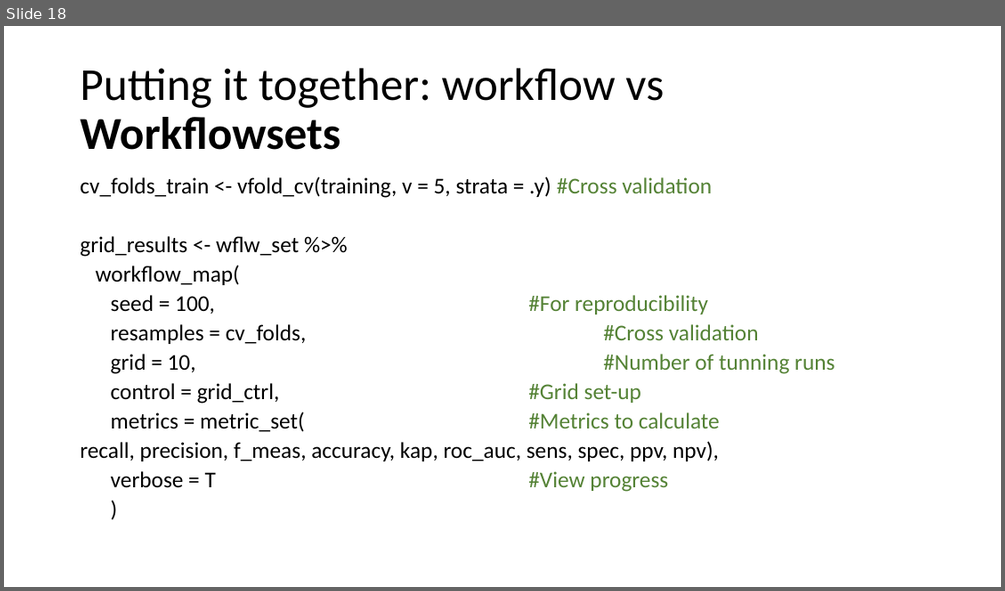
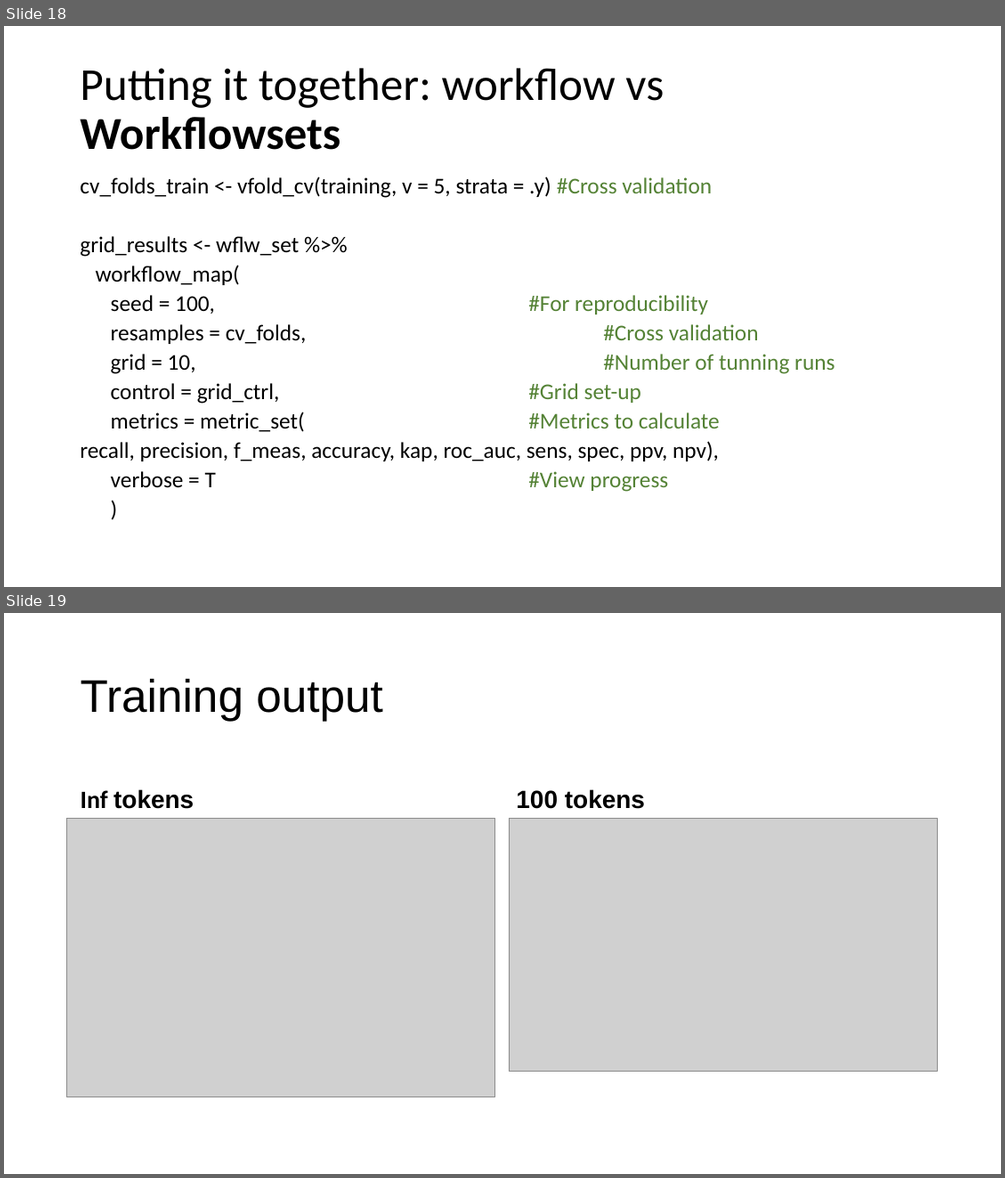
Before and after one commit to The-Kirby-Institute/NLP_Ascend_workshop, a slide deck: Ascend_workshop_coroner_NLP.pptx. Shown one above the other, each under a label of ours: slide 18 before the commit, slides 18 and 19 after it. The pictures are 1005x591 and 1005x1178 pixels, drawn with LibreOffice and Linux fonts; fonts in the diff are those of the drawing; grey boxes stand for pictures. Boxes give left, top, right and bottom in pixels: in the first picture for what was removed or moved away, otherwise in the second. Text is boxed around its words. In the diff, an @@ line names an element or a change of style, - is before the commit and + after.

```diff
--- a/Ascend_workshop_coroner_NLP.pptx
+++ b/Ascend_workshop_coroner_NLP.pptx
@@ slide 19 added at (x1=4, y1=613, x2=1001, y2=1174), background #FFFFFF @@
@@ title added at (x1=81, y1=678, x2=383, y2=721), 44 pt, text #000000 @@
+Training output
@@ text added at (x1=81, y1=789, x2=194, y2=809), 24 pt, text #000000, bold @@
+Inf tokens
@@ text added at (x1=516, y1=789, x2=645, y2=809), 24 pt, text #000000, bold @@
+100 tokens
@@ picture added at (x1=67, y1=818, x2=494, y2=1097) @@
@@ picture added at (x1=509, y1=818, x2=938, y2=1071) @@
```
Also in this commit, not shown: 1 slide removed, 1 other file.
